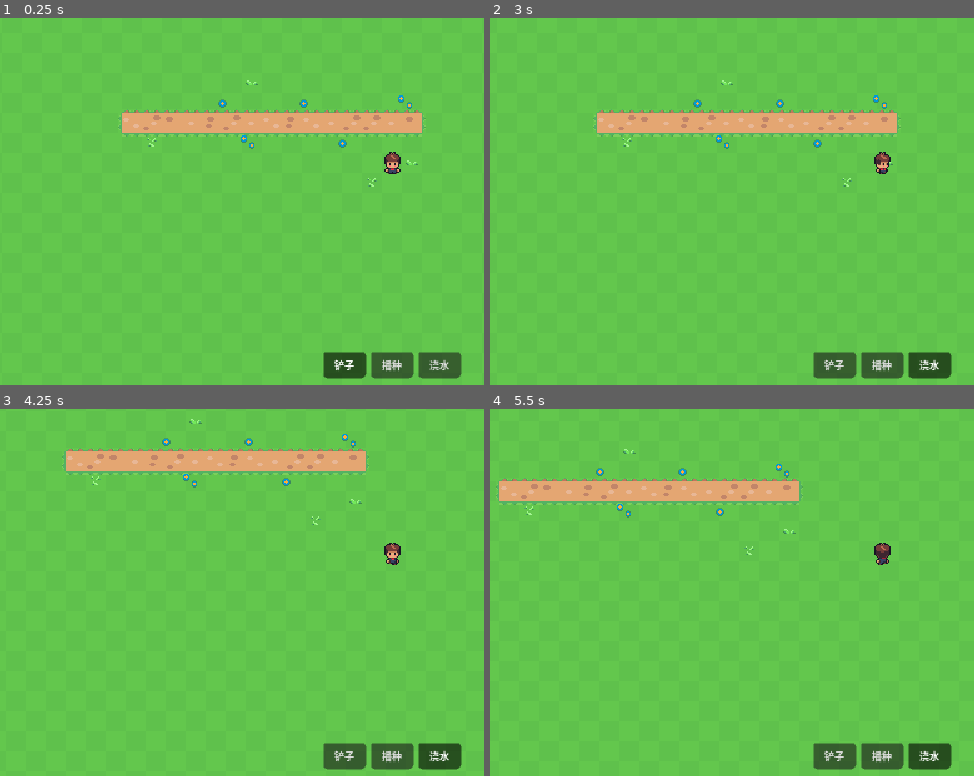
Above: before the commit, frames 1-4 (two rows, left to right).
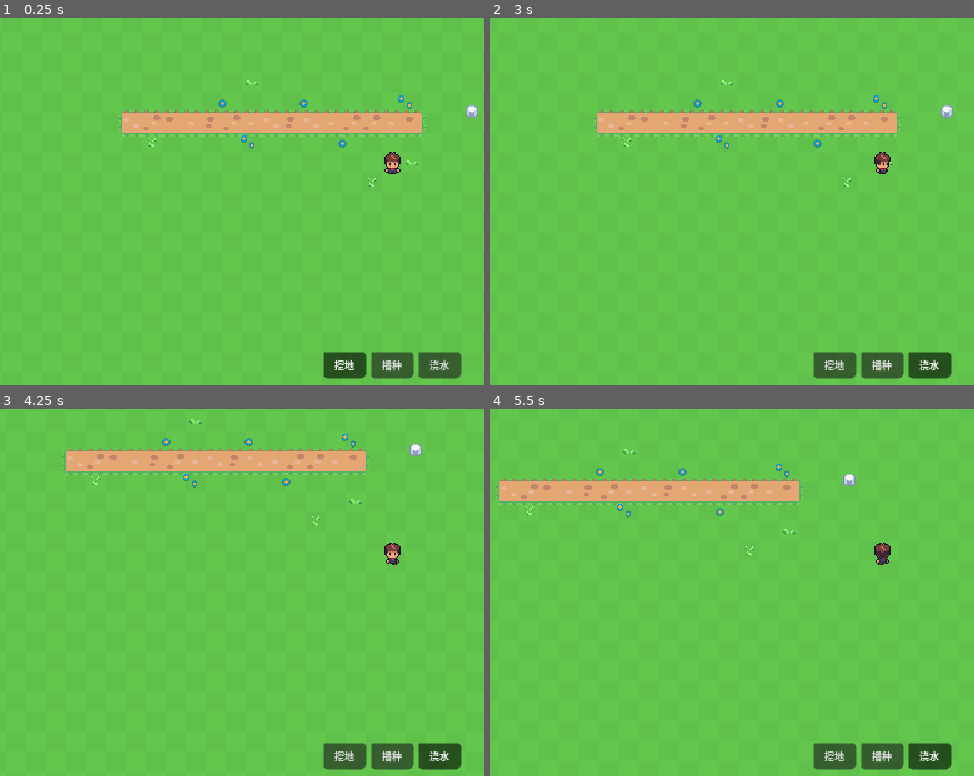
Above: after the commit, the same moments.

Repository: orange-GuandeLi/orange-farm
Game: Godot game, scene res://scenes/main.tscn
Two runs of this game, one before a commit and one after it. Both use one fixed random seed, a clock stepped at 60 frames per second and the inputs below.
Inputs:
- Up to frame 1 (0.25 s): no input
- Up to frame 2 (3 s): click "铲子" (after the commit: "挖地") at 0.5 s; click "播种" at 1.25 s; click "浇水" at 2 s; hold D (move_right) from 2.78 s (still down); tap Space (use_tool) at 2.85 s
- Up to frame 3 (4.25 s): release D (move_right) at 3.53 s; hold S (move_down) from 3.53 s (still down); tap Space (use_tool) at 3.6 s
- Up to frame 4 (5.5 s): release S (move_down) at 4.28 s; hold D (move_right) 4.28-5.03 s; tap Space (use_tool) at 4.35, 5.1 s; hold W (move_up) from 5.03 s (still down)

The runs differ from the first frame. In frame 1, 0.2% of the frame differs, in the area x 69-99%, y 23-96%; in frame 2, 0.2%; in frame 3, 0.2%; in frame 4, 0.2%.

Commit message:
feat(world): 加入静态装饰物（石头）并验证 Y 排序与碰撞
在 Entities 下加入 Rock(StaticBody2D)，作为装饰物的标准结构：
StaticBody2D 作根节点，position 放在着地点（Y 排序只看它的 position.y）；
Sprite2D 用 centered=false + offset=(0,-10)，让贴图底边正好压在着地点上；
CollisionShape2D 用 10x10 矩形、position=(5,-5)，与贴图矩形完全重合。
StaticBody2D 只负责「挡路」，可破坏性走数据层，将来挖掉时 queue_free() 即可，
不用换节点类型。

配套新增 tools/crop_props.py：从 Sunnyside World 16px 图集按坐标裁切
树/灌木/石头等装饰物精灵，本轮实际用到的是 rock_tiny。
工具栏第一个按钮文案由「铲子」改为「挖地」。

实测：
- 玩家从下方上撞石头，停在 y=508（石头碰撞盒底边 500 + 玩家碰撞盒高 8），碰撞生效
- 玩家横向经过石头同样被挡（停在 x=1004.9，含 safe_margin 0.08），四个方向都撞得到
- 贴图世界矩形与碰撞盒世界矩形完全一致：(1011, 490) 10x10
- Y 排序实测：玩家脚底 462 < 石头 466 时石头压住玩家；470 > 466 时玩家盖住石头
- StaticBody2D 同样受 Entities.y_sort_enabled 管辖
- 重新导入无报错（仅两条既有无关 warning：tmp/reference 内的 project.godot、
  assets/Data 大小写不匹配）

本轮暂未接入：
- 挖石头逻辑：FarmData 还没有 rocks 数据，_apply_till 仍会无条件锄地，
  站在石头下方按挖地会把石头那格锄了
- 装饰物的 cell 字段：目前只能靠 position 反算，底边没对齐格线时格子归属有歧义
- Rock.position.y = 500 未对齐到 16 的格线（差 4px），建议改 496

Diff:
--- a/scenes/main.tscn
+++ b/scenes/main.tscn
@@ -16,6 +16,7 @@
 [ext_resource type="Texture2D" uid="uid://b18ddb6hmnblk" path="res://assets/game/soil/soil_04.png" id="10_jkv2x"]
 [ext_resource type="Script" uid="uid://qiujxeglwrva" path="res://scripts/world/crops.gd" id="15_jkv2x"]
 [ext_resource type="Script" uid="uid://ha7j5fqejhuy" path="res://scripts/ui/toolbar.gd" id="16_jbj1t"]
+[ext_resource type="Texture2D" uid="uid://c58em7twlk0r" path="res://assets/game/rock/rock_tiny.png" id="16_muem4"]
 
 [sub_resource type="TileSetAtlasSource" id="TileSetAtlasSource_tbgi4"]
 texture = ExtResource("1_sugp2")
@@ -2343,6 +2344,9 @@
 [sub_resource type="RectangleShape2D" id="RectangleShape2D_jyhfs"]
 size = Vector2(16, 1096)
 
+[sub_resource type="RectangleShape2D" id="RectangleShape2D_muem4"]
+size = Vector2(10, 10)
+
 [sub_resource type="ButtonGroup" id="ButtonGroup_jkv2x"]
 
 [node name="Main" type="Node2D" unique_id=384196172]
@@ -2422,6 +2426,18 @@
 [node name="Crops" type="Node2D" parent="Entities" unique_id=1967525155]
 y_sort_enabled = true
 script = ExtResource("15_jkv2x")
+
+[node name="Rock" type="StaticBody2D" parent="Entities" unique_id=686777625]
+position = Vector2(1011, 500)
+
+[node name="Sprite2D" type="Sprite2D" parent="Entities/Rock" unique_id=60014084]
+texture = ExtResource("16_muem4")
+centered = false
+offset = Vector2(0, -10)
+
+[node name="CollisionShape2D" type="CollisionShape2D" parent="Entities/Rock" unique_id=1009889903]
+position = Vector2(5, -5)
+shape = SubResource("RectangleShape2D_muem4")
 
 [node name="Toolbar" type="CanvasLayer" parent="." unique_id=1061629639]
 layer = 10
@@ -2447,7 +2463,7 @@
 theme_override_font_sizes/font_size = 8
 toggle_mode = true
 button_group = SubResource("ButtonGroup_jkv2x")
-text = "铲子"
+text = "挖地"
 
 [node name="Seed" type="Button" parent="Toolbar/CenterContainer/HBoxContainer" unique_id=1769391890]
 custom_minimum_size = Vector2(34, 18)
Binary file added: assets/game/rock/rock_tiny.png
Not shown, added: assets/game/rock/rock_tiny.png.import
